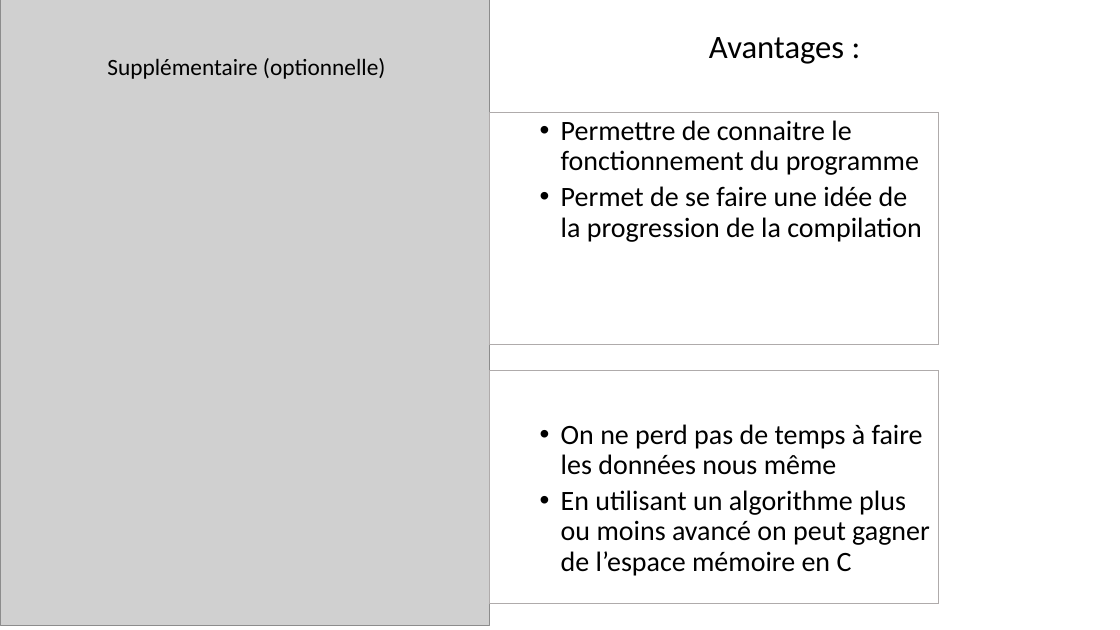
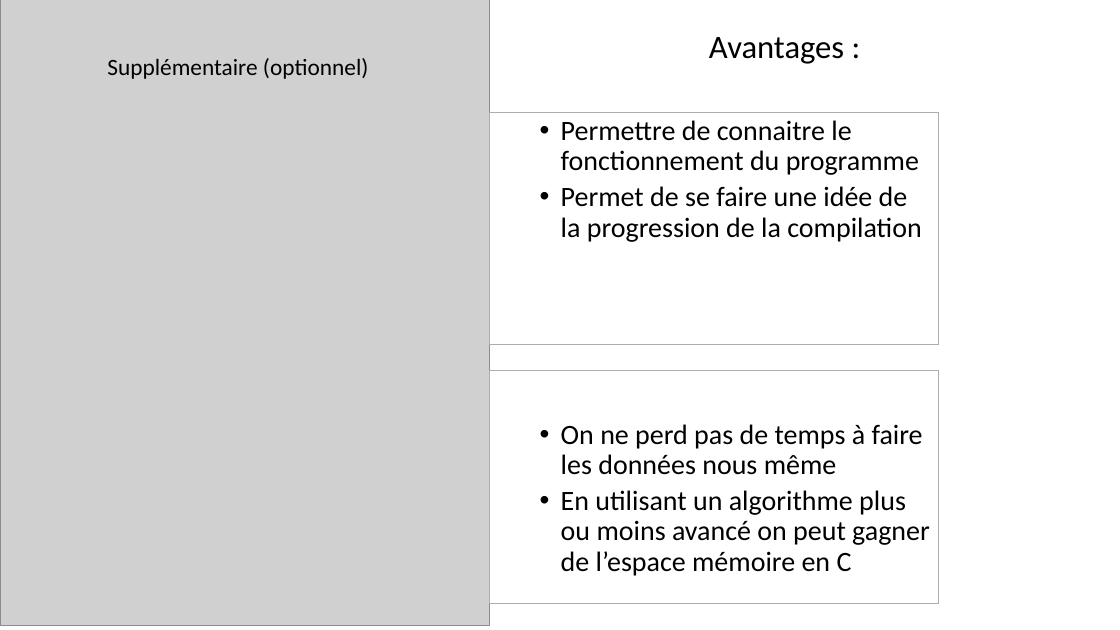
Before and after one commit to felttl/Mazer, a slide deck: slide 5 of presentation.pptx. Drawn at 1120x630 pixels with LibreOffice and Linux fonts; fonts in the diff are those of the drawing; grey boxes stand for pictures. Boxes give left, top, right and bottom in pixels: in the first picture for what was removed or moved away, otherwise in the second. Text is boxed around its words. In the diff, an @@ line names an element or a change of style, - is before the commit and + after.

```diff
--- a/presentation.pptx
+++ b/presentation.pptx
@@ text at bbox=[107, 58, 369, 79]: text changed @@
-  Supplémentaire (optionnelle)
+  Supplémentaire (optionnel)
```
Also in this commit, not shown: 6 other files.
